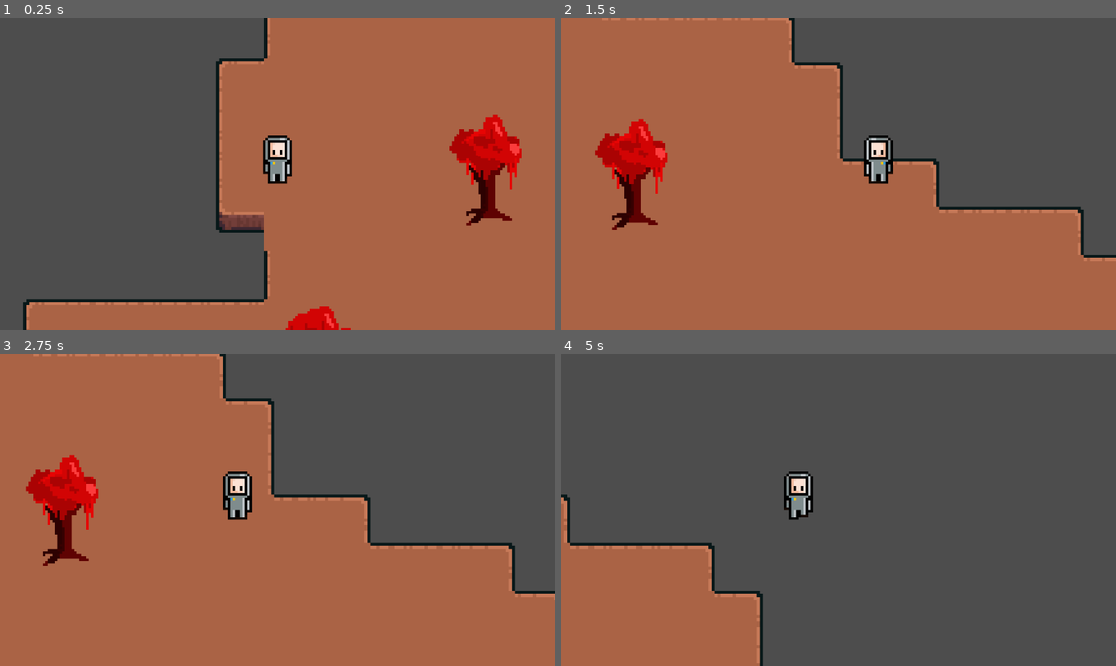
Above: before the commit, frames 1-4 (two rows, left to right).
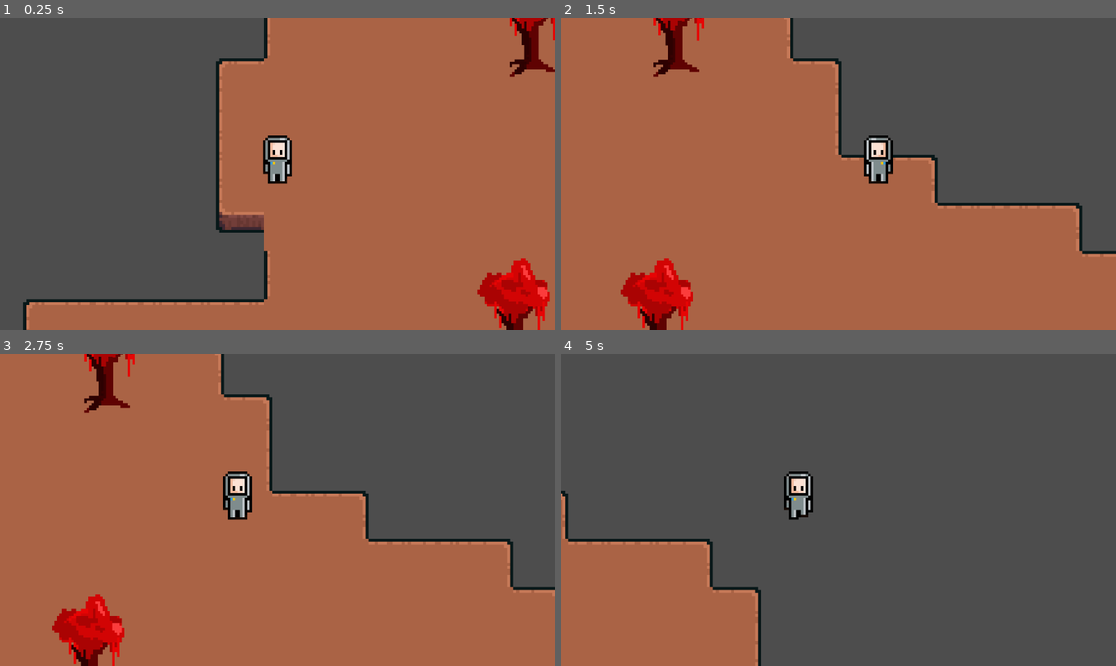
Above: after the commit, the same moments.

Repository: aya-khallaf/404-not-founders-game
Game: Godot game, scene res://red.tscn
The game is run twice, just before and just after one commit, with the same random seed, the same clock (stepped at 60 frames per second) and the same inputs. This scene is started directly instead of the project's main scene.
Inputs:
- Up to frame 1 (0.25 s): no input
- Up to frame 2 (1.5 s): tap Enter (ui_accept) at 0.5, 0.77 s; hold D (right) from 0.53 s (still down)
- Up to frame 3 (2.75 s): tap Enter (ui_accept) at 1.52 s; release D (right) at 2.03 s; hold Left (left) from 2.03 s (still down)
- Up to frame 4 (5 s): release Left (left) at 2.78 s; hold D (right) 2.78-4.28 s; tap Enter (ui_accept) at 3.02, 3.77, 4.52 s; hold Left (left) from 4.28 s (still down)

The runs differ from the first frame. In frame 1, 5.4% of the frame differs, in the area x 51-100%, y 0-100%; in frame 2, 7.1%; in frame 3, 7.3%, in the area x 4-100%, y 0-100%; in frame 4, 1.5%.

Commit message:
Update red.tscn

Diff:
--- a/kiwihacks-game/red.tscn
+++ b/kiwihacks-game/red.tscn
@@ -172,21 +172,29 @@
 format = 2
 
 [node name="StaticBody2D" parent="." unique_id=1740213851 instance=ExtResource("2_fx4mt")]
-position = Vector2(209, 42)
+position = Vector2(256, 65)
 collectable_type = "red tree 2"
 
 [node name="StaticBody2D2" parent="." unique_id=689856582 instance=ExtResource("2_fx4mt")]
-position = Vector2(349, -117)
+position = Vector2(372, 2)
 collectable_type = "red tree 1"
 
 [node name="StaticBody2D3" parent="." unique_id=1761183364 instance=ExtResource("2_fx4mt")]
-position = Vector2(349, -117)
+position = Vector2(385, -241)
 collectable_type = "red tree 1"
 
 [node name="StaticBody2D4" parent="." unique_id=2142974106 instance=ExtResource("2_fx4mt")]
 position = Vector2(513, 356)
 collectable_type = "red tree 1"
 
+[node name="StaticBody2D15" parent="." unique_id=1844539308 instance=ExtResource("2_fx4mt")]
+position = Vector2(794, 403)
+collectable_type = "red tree 1"
+
+[node name="StaticBody2D16" parent="." unique_id=835961912 instance=ExtResource("2_fx4mt")]
+position = Vector2(764, 236)
+collectable_type = "red tree 1"
+
 [node name="StaticBody2D7" parent="." unique_id=818901867 instance=ExtResource("2_fx4mt")]
 position = Vector2(553, 453)
 collectable_type = "red tree 1"
@@ -195,6 +203,14 @@
 position = Vector2(259, 537)
 collectable_type = "red tree 1"
 
+[node name="StaticBody2D17" parent="." unique_id=1439033242 instance=ExtResource("2_fx4mt")]
+position = Vector2(35, 522)
+collectable_type = "red tree 1"
+
+[node name="StaticBody2D18" parent="." unique_id=1038281652 instance=ExtResource("2_fx4mt")]
+position = Vector2(43, 686)
+collectable_type = "red tree 1"
+
 [node name="StaticBody2D10" parent="." unique_id=1999902398 instance=ExtResource("2_fx4mt")]
 position = Vector2(265, 641)
 collectable_type = "red tree 1"
@@ -212,7 +228,11 @@
 collectable_type = "red tree 1"
 
 [node name="StaticBody2D12" parent="." unique_id=1295973201 instance=ExtResource("2_fx4mt")]
-position = Vector2(582, 684)
+position = Vector2(810, 805)
+collectable_type = "red tree 1"
+
+[node name="StaticBody2D19" parent="." unique_id=1438130834 instance=ExtResource("2_fx4mt")]
+position = Vector2(565, 769)
 collectable_type = "red tree 1"
 
 [node name="StaticBody2D5" parent="." unique_id=13320895 instance=ExtResource("2_fx4mt")]
